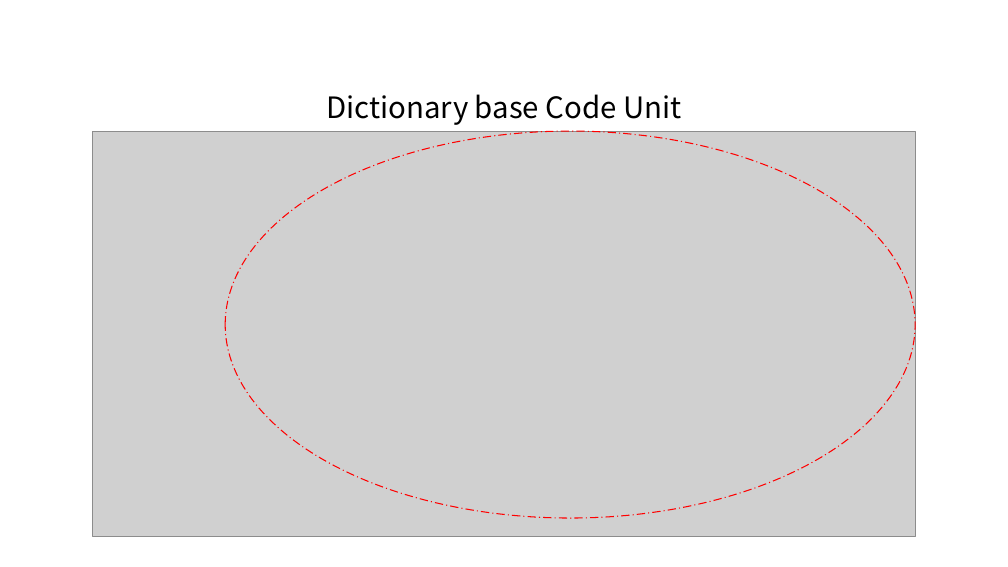
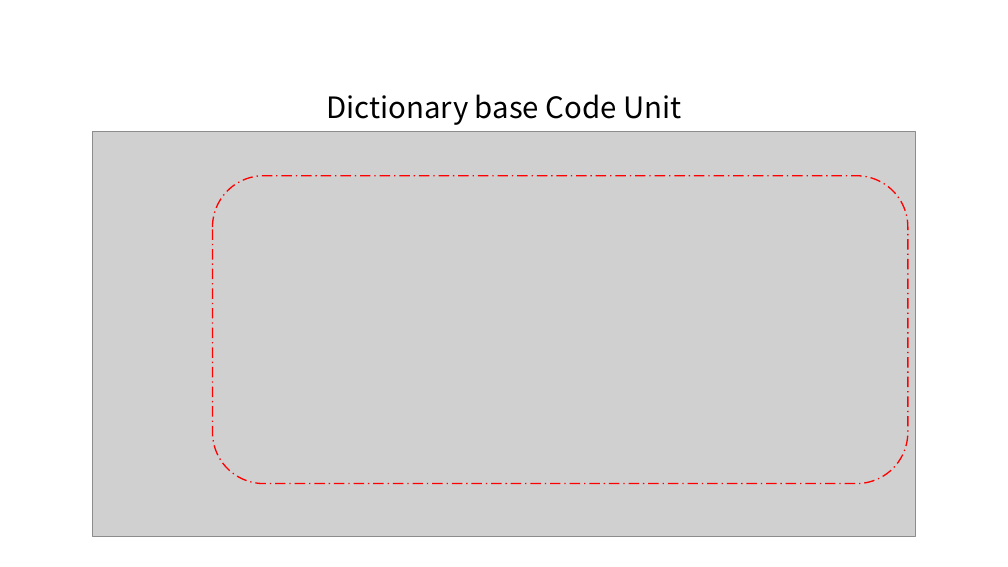
Before and after one commit to hnanmal/mQ, a slide deck: slide 24 of DynamoUserGroup/20221118_부산 세미나 준비/documentum/DynDict활용_발표자료.pptx (slide 23 before the commit). Drawn at 1008x567 pixels with LibreOffice and Linux fonts; fonts in the diff are those of the drawing; grey boxes stand for pictures. Boxes give left, top, right and bottom in pixels: in the first picture for what was removed or moved away, otherwise in the second. Text is boxed around its words. In the diff, an @@ line names an element or a change of style, - is before the commit and + after.

```diff
--- a/DynamoUserGroup/20221118_부산 세미나 준비/documentum/DynDict활용_발표자료.pptx
+++ b/DynamoUserGroup/20221118_부산 세미나 준비/documentum/DynDict활용_발표자료.pptx
@@ ellipse removed at box(225, 131, 916, 518) @@
@@ rounded rectangle added at box(212, 175, 908, 483), outline #FF0000 1.25 pt dashed @@
```
Also in this commit, not shown: 2 other slides changed, 2 slides added, 1 slide removed.
